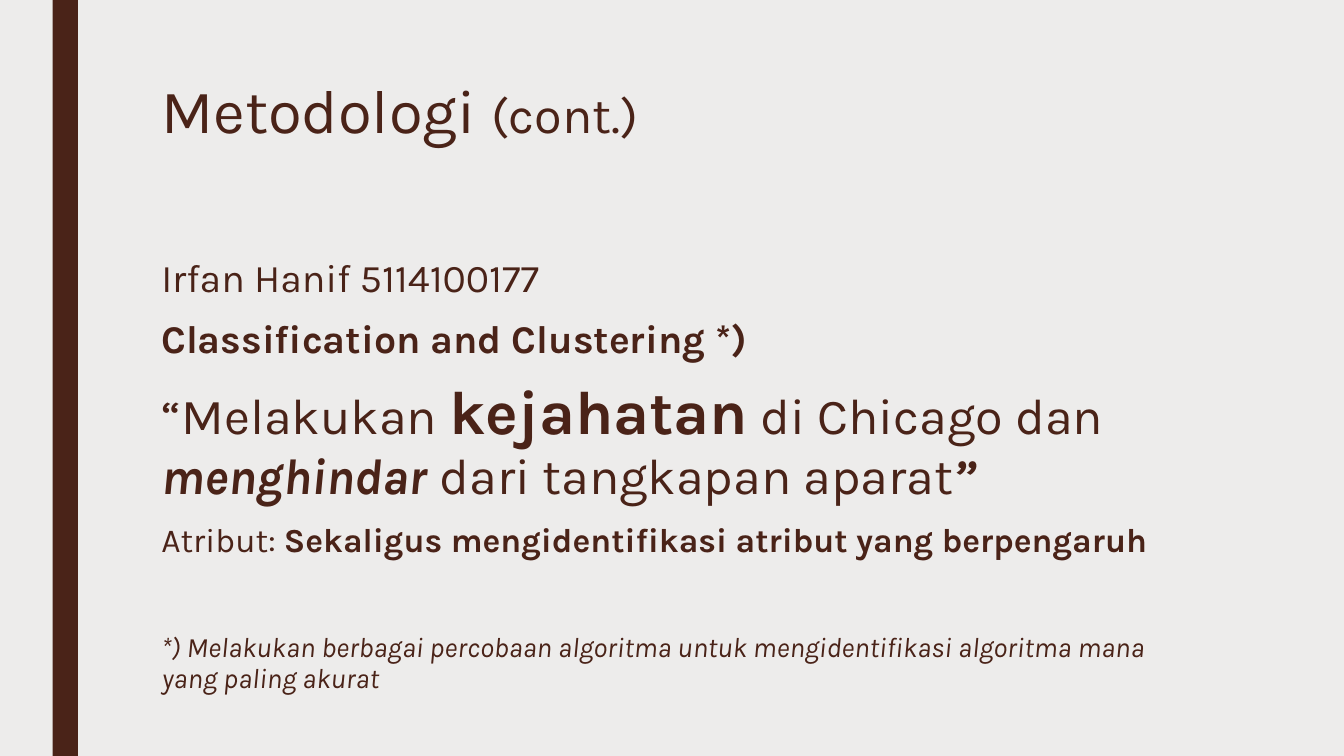
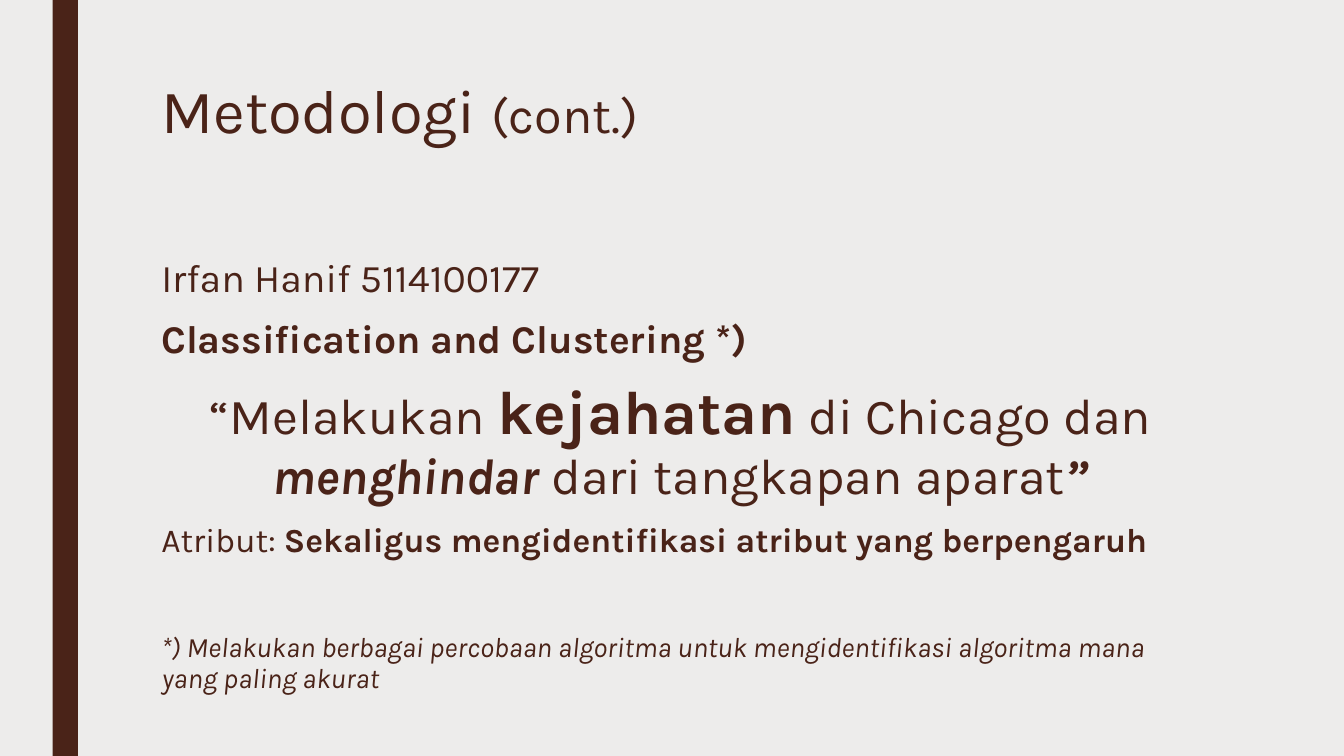
Before and after one commit to irfanhanif/big_data_tgs2, a slide deck: slide 8 of Final Project/crime_in_chicago.pptx. Drawn at 1344x756 pixels with LibreOffice and Linux fonts; fonts in the diff are those of the drawing. Boxes give left, top, right and bottom in pixels: in the first picture for what was removed or moved away, otherwise in the second. Text is boxed around its words. In the diff, an @@ line names an element or a change of style, - is before the commit and + after.

```diff
--- a/Final Project/crime_in_chicago.pptx
+++ b/Final Project/crime_in_chicago.pptx
@@ text at (209, 390, 1151, 506): alignment left to centre @@
```
Also in this commit, not shown: 2 other slides changed.
